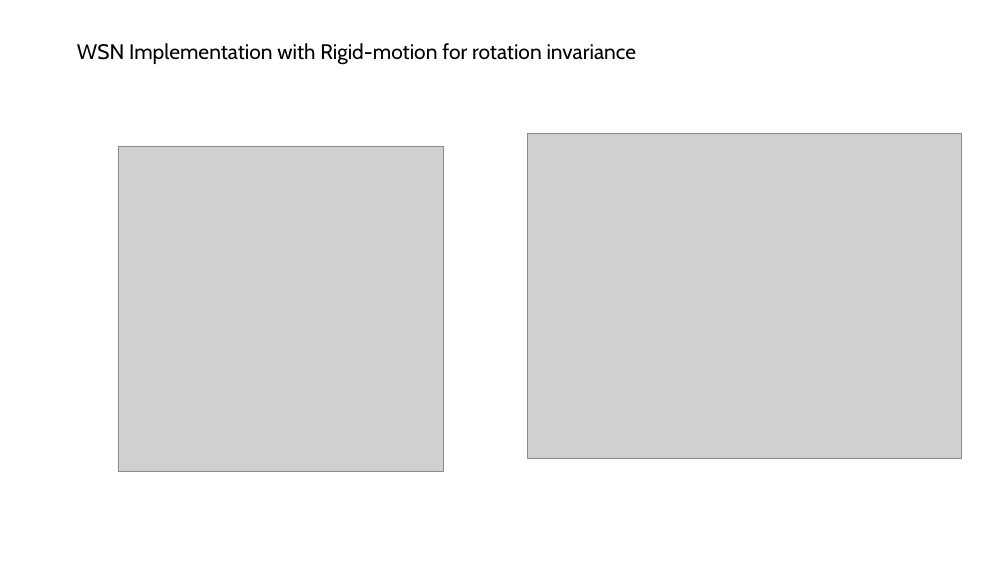
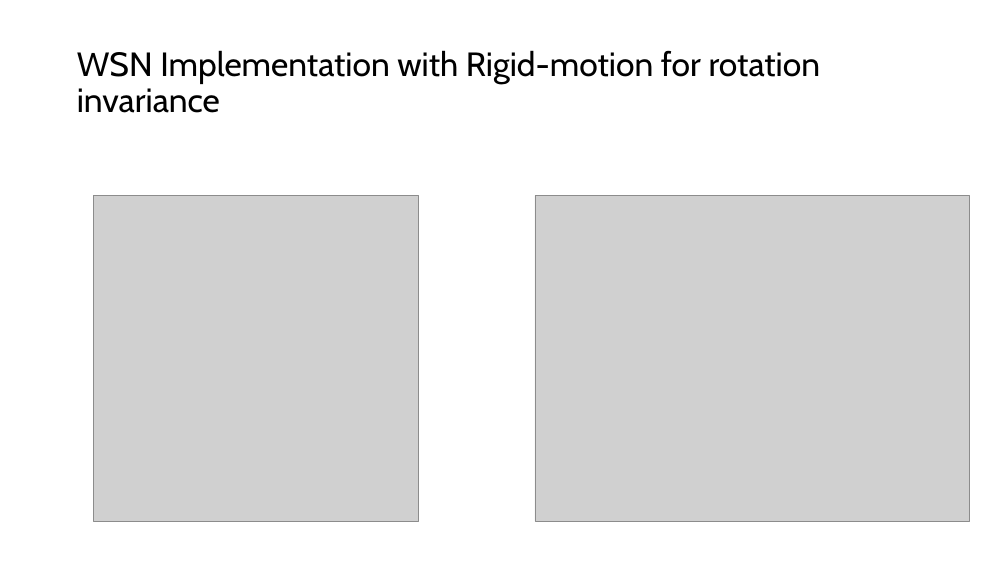
Before and after one commit to Smee18/IP, a slide deck: slide 2 of JanurayPres.pptx. Drawn at 1008x567 pixels with LibreOffice and Linux fonts; fonts in the diff are those of the drawing; grey boxes stand for pictures. Boxes give left, top, right and bottom in pixels: in the first picture for what was removed or moved away, otherwise in the second. Text is boxed around its words. In the diff, an @@ line names an element or a change of style, - is before the commit and + after.

```diff
--- a/JanurayPres.pptx
+++ b/JanurayPres.pptx
@@ title "WSN Implementation with Rigid-motion for ..." at box(77, 50, 820, 113): size 20 to 32 pt @@
@@ picture: place and size @@
-picture at box(118, 146, 444, 472)
+picture at box(93, 196, 419, 522)
@@ picture: place and size @@
-picture at box(528, 133, 962, 459)
+picture at box(535, 196, 969, 522)
```
Also in this commit, not shown: 2 other slides changed, 7 other files.
